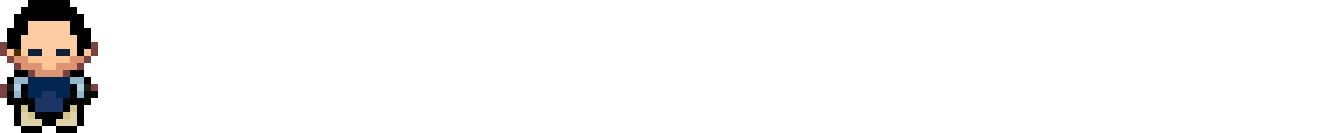
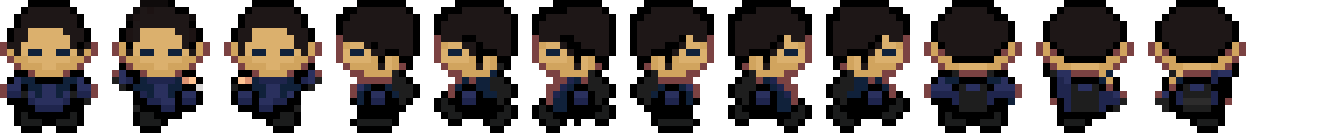
Layered file, before and after one edit (1330x133). Changes by layer:
added layer "Layer 12" above "Layer 11" over <box>1148,0,1246,133</box>
added layer "Layer 11" above "Layer 10" over <box>1036,0,1134,133</box>
added layer "Layer 10" above "Layer 9" over <box>924,0,1022,133</box>
added layer "Layer 9" above "Layer 8" over <box>826,0,910,133</box>
added layer "Layer 8" above "Layer 7" over <box>728,0,812,133</box>
added layer "Layer 7" above "Layer 6" over <box>630,0,714,133</box>
added layer "Layer 6" above "Layer 5" over <box>532,0,616,133</box>
added layer "Layer 5" above "Layer 4" over <box>434,0,518,133</box>
added layer "Layer 4" above "Layer 3" over <box>336,0,420,133</box>
added layer "Layer 3" above "Layer 2" over <box>224,0,322,133</box>
added layer "Layer 2" above "Layer 1" over <box>112,0,210,133</box>
painted on "Layer 1" over <box>7,7,98,126</box>
